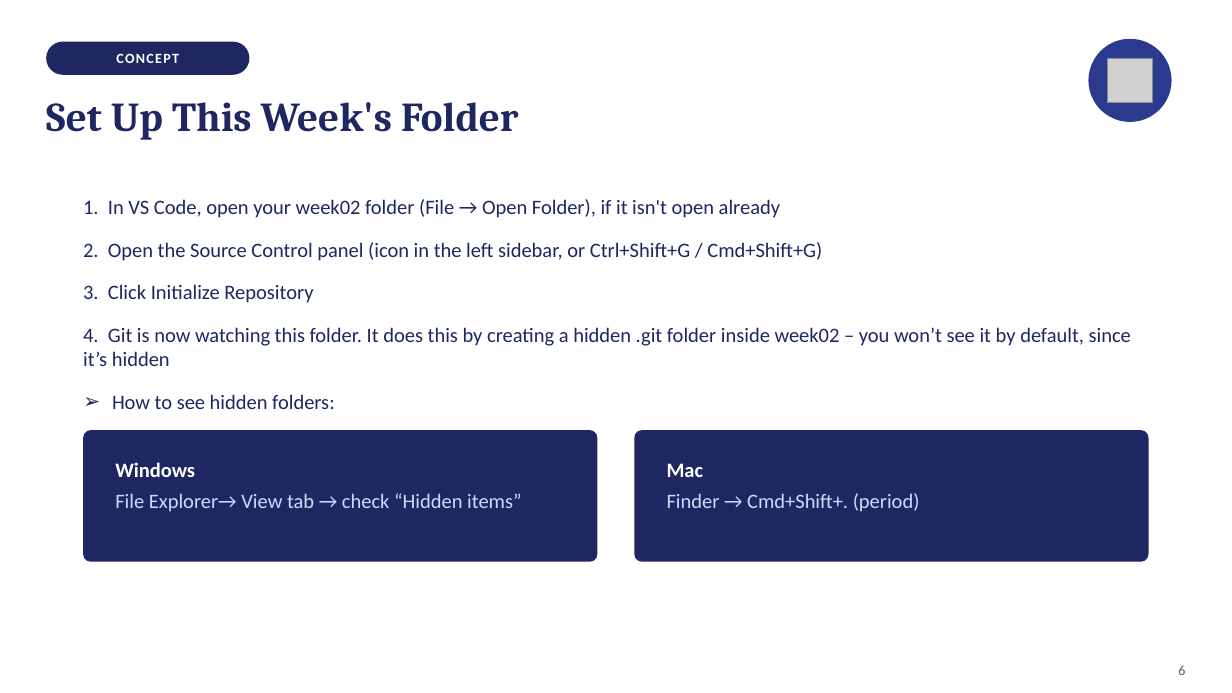
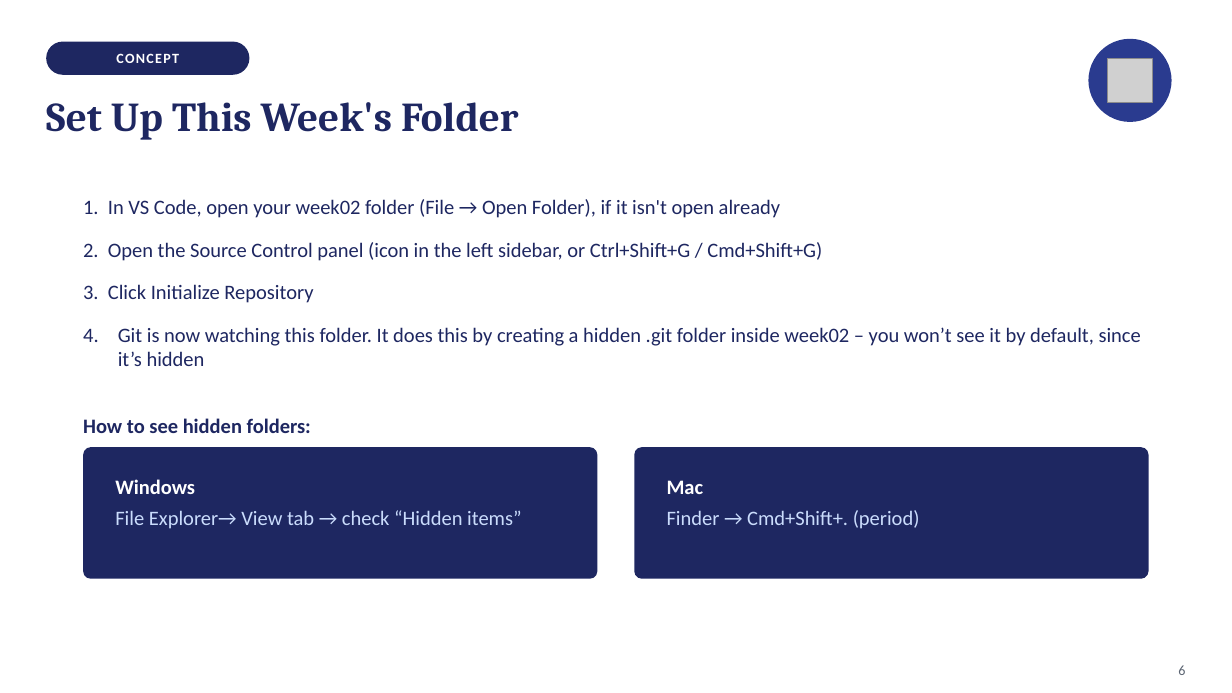
Before and after one commit to isabelhovdahl/TECH2, a slide deck: slide 6 of workshops/week02/git_slides.pptx. Drawn at 1232x693 pixels with LibreOffice and Linux fonts; fonts in the diff are those of the drawing; grey boxes stand for pictures. Boxes give left, top, right and bottom in pixels: in the first picture for what was removed or moved away, otherwise in the second. Text is boxed around its words. In the diff, an @@ line names an element or a change of style, - is before the commit and + after.

```diff
--- a/workshops/week02/git_slides.pptx
+++ b/workshops/week02/git_slides.pptx
@@ text at bbox=[118, 327, 1141, 366]: text changed @@
-4. Git is now watching this folder. It does this by creating a hidden .git folder inside week02 – you won’t see it by default, since it’s hidden
+4. Git is now watching this folder. It does this by creating a hidden .git folder inside week02 – you won’t see it by default, since it’s hidden
@@ text at bbox=[83, 418, 311, 433]: bold on in "How to see hidden folders:"; bullet ➢ to none @@
@@ 2 texts, 2 rounded rectangles: place and size @@
-2 texts, 2 rounded rectangles at bbox=[83, 431, 1150, 562]
+2 texts, 2 rounded rectangles at bbox=[83, 447, 1150, 579]
```
Also in this commit, not shown: 12 other slides changed, 1 other file.
